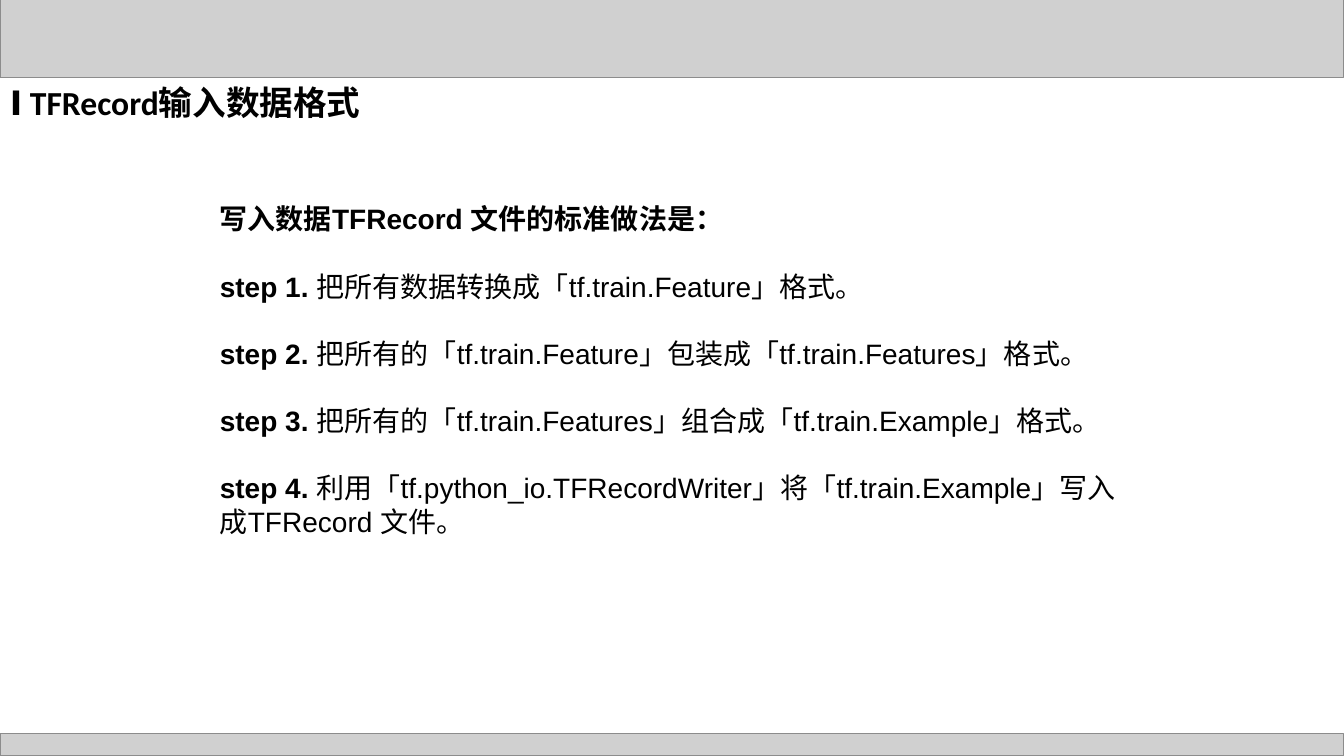
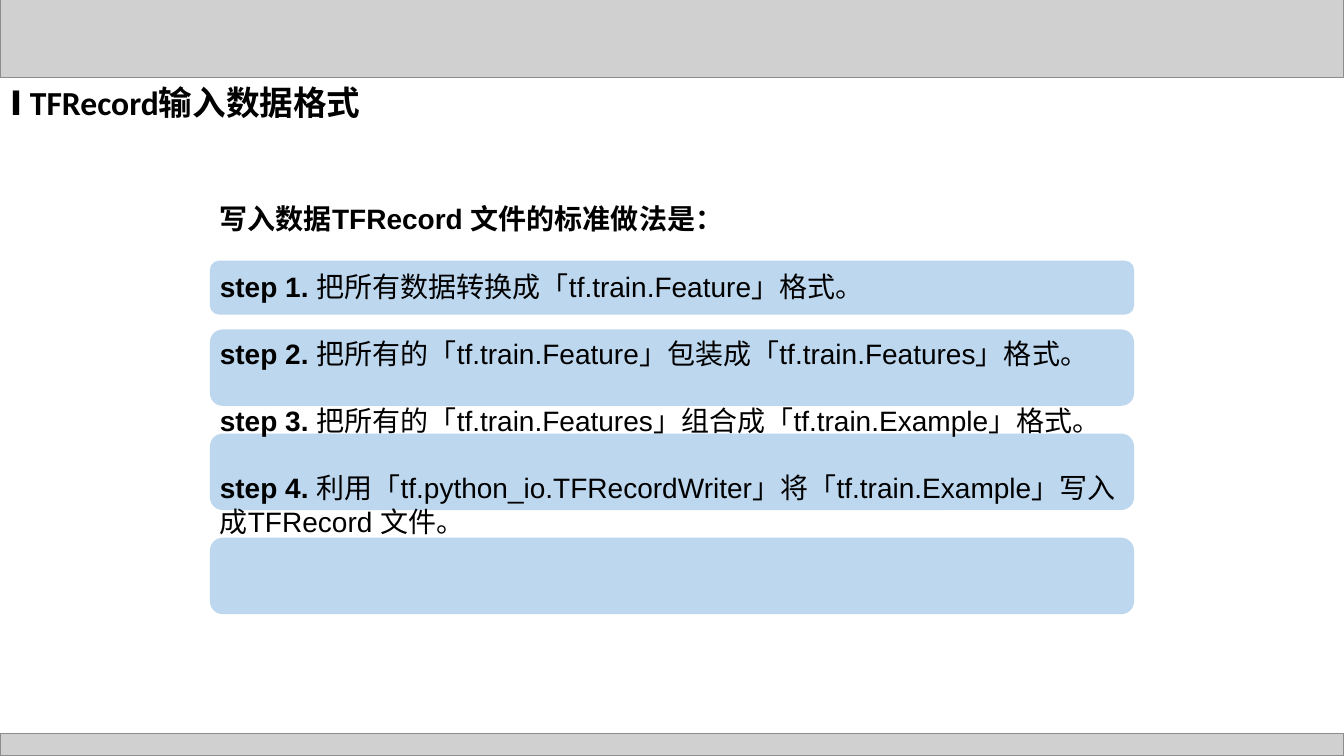
Before and after one commit to lhuangjs/tensotflow-in-action, a slide deck: slide 5 of supports/ppt/chapter7/chapter7.pptx. Drawn at 1344x756 pixels with LibreOffice and Linux fonts; fonts in the diff are those of the drawing; grey boxes stand for pictures. Boxes give left, top, right and bottom in pixels: in the first picture for what was removed or moved away, otherwise in the second. Text is boxed around its words. In the diff, an @@ line names an element or a change of style, - is before the commit and + after.

```diff
--- a/supports/ppt/chapter7/chapter7.pptx
+++ b/supports/ppt/chapter7/chapter7.pptx
@@ rounded rectangle added at (210, 261, 1134, 315), fill #BDD7EE @@
@@ rounded rectangle added at (210, 330, 1134, 406), fill #BDD7EE @@
@@ rounded rectangle added at (210, 434, 1134, 510), fill #BDD7EE @@
@@ rounded rectangle added at (210, 538, 1134, 615), fill #BDD7EE @@
```
Also in this commit, not shown: 8 other slides changed, 4 slides added, 17 slides removed.
